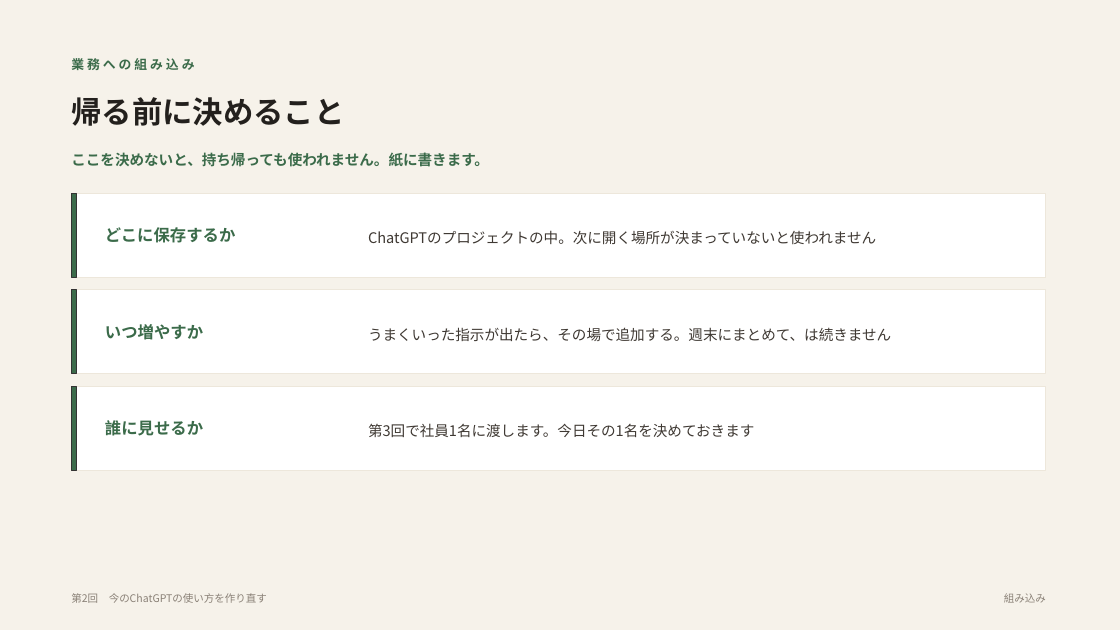
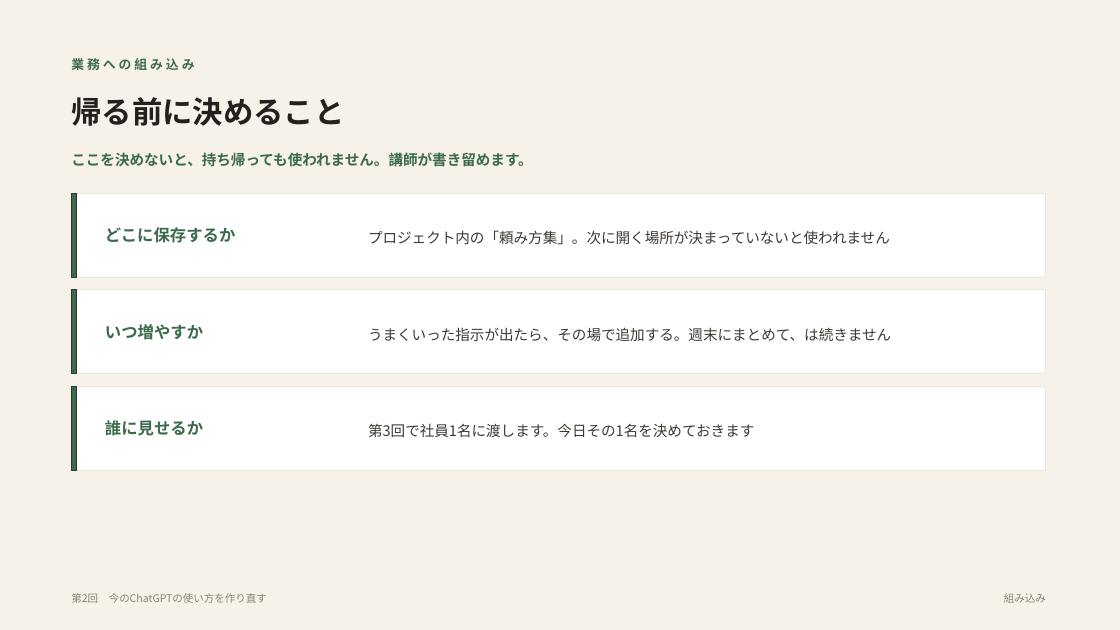
Before and after one commit to yusuke-aoki-bit/founders-ai-program, a slide deck: slide 12 of slides/pptx/第02回_今のChatGPTの使い方を作り直す.pptx. Drawn at 1120x630 pixels with LibreOffice and Linux fonts; fonts in the diff are those of the drawing. Boxes give left, top, right and bottom in pixels: in the first picture for what was removed or moved away, otherwise in the second. Text is boxed around its words. In the diff, an @@ line names an element or a change of style, - is before the commit and + after.

```diff
--- a/slides/pptx/第02回_今のChatGPTの使い方を作り直す.pptx
+++ b/slides/pptx/第02回_今のChatGPTの使い方を作り直す.pptx
@@ text at bbox=[71, 152, 532, 167]: text changed @@
-ここを決めないと、持ち帰っても使われません。紙に書きます。
+ここを決めないと、持ち帰っても使われません。講師が書き留めます。
@@ text at bbox=[368, 230, 890, 245]: text changed @@
-ChatGPTのプロジェクトの中。次に開く場所が決まっていないと使われません
+プロジェクト内の「頼み方集」。次に開く場所が決まっていないと使われません
```
Also in this commit, not shown: 6 other slides changed, 2 other files.
